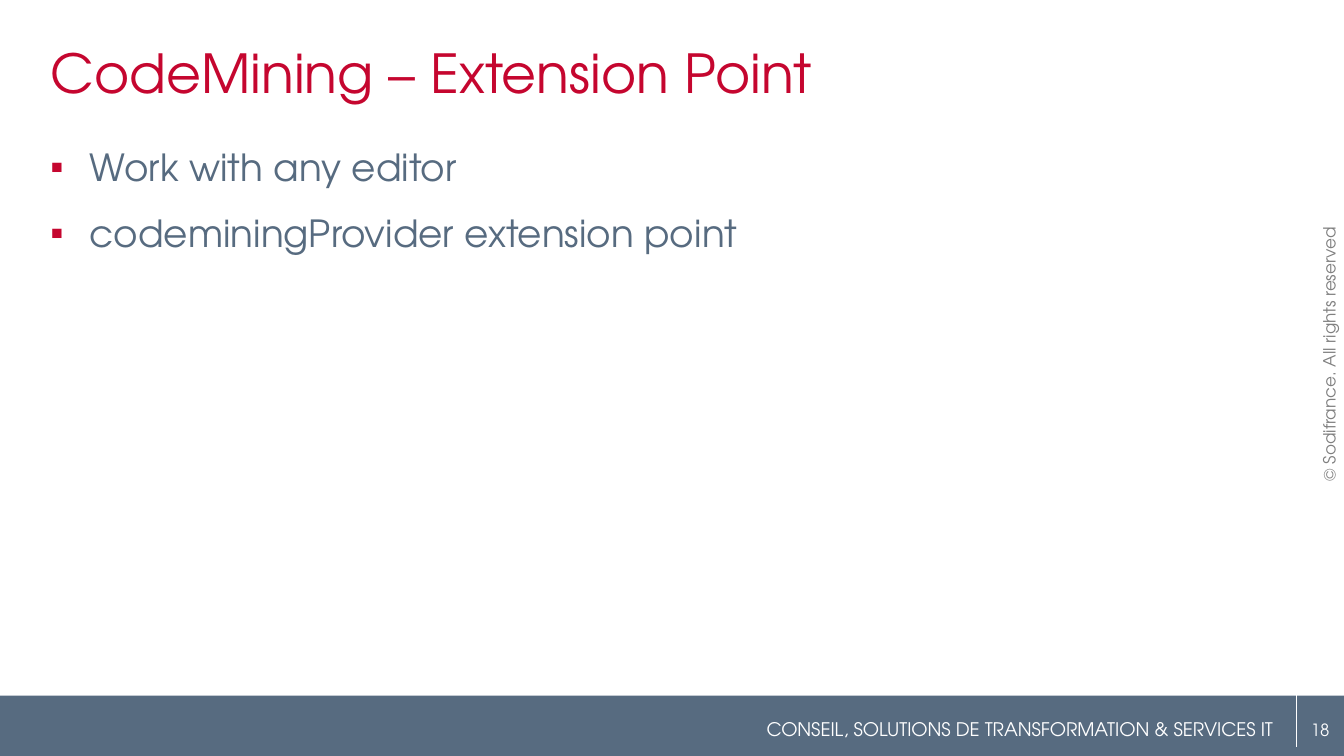
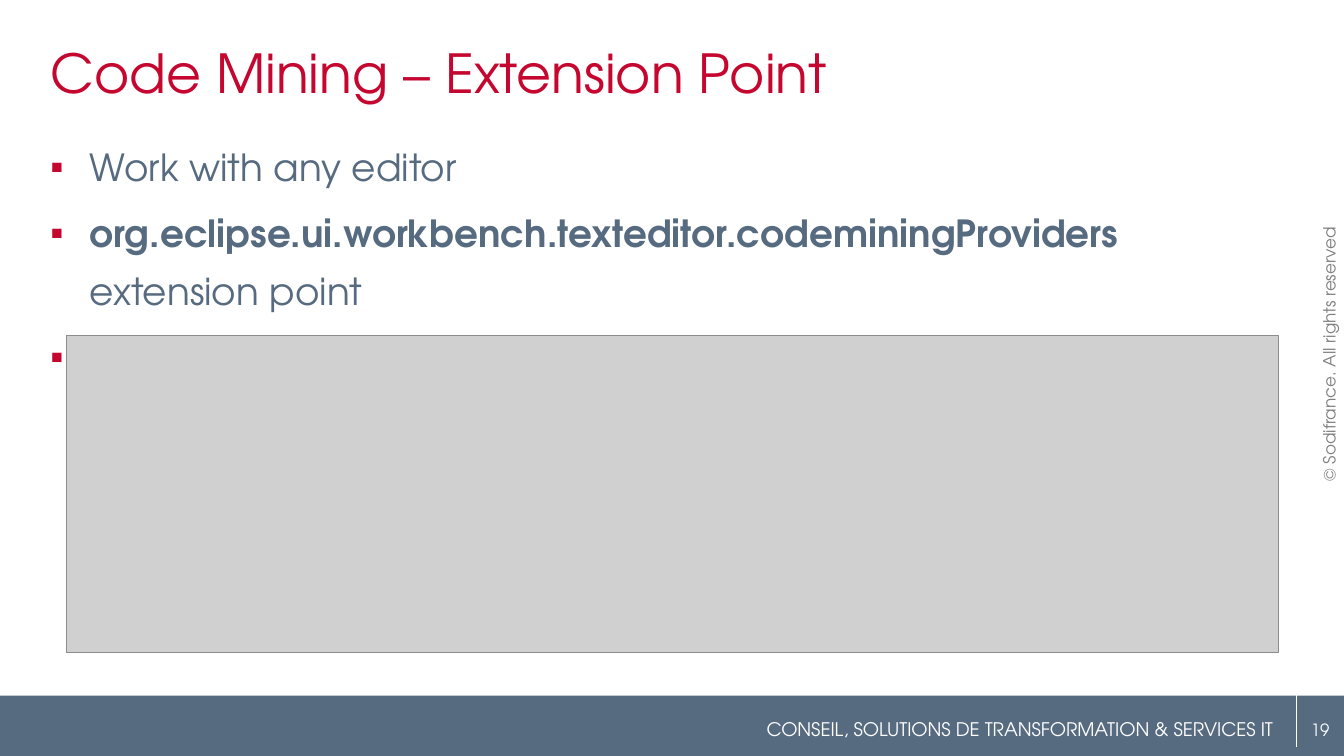
Before and after one commit to angelozerr/EclipseConFrance2018, a slide deck: slide 19 of EclipseConFrance2018_CodeMining.pptx (slide 18 before the commit). Drawn at 1344x756 pixels with LibreOffice and Linux fonts; fonts in the diff are those of the drawing; grey boxes stand for pictures; background and template pictures are left out. Boxes give left, top, right and bottom in pixels: in the first picture for what was removed or moved away, otherwise in the second. Text is boxed around its words. In the diff, an @@ line names an element or a change of style, - is before the commit and + after.

Commit message:
Add CodeMining API section

```diff
--- a/EclipseConFrance2018_CodeMining.pptx
+++ b/EclipseConFrance2018_CodeMining.pptx
@@ title at <box>50,52,827,105</box>: spaces changed @@
-CodeMining – Extension Point
+Code Mining – Extension Point
@@ text at <box>90,218,1119,336</box>: text changed; bold on @@
-▪ codeminingProvider extension point
+▪ org.eclipse.ui.workbench.texteditor.codeminingProviders extension point
+▪ See generic editor sample dotproject
@@ picture added at <box>66,336,1278,653</box> @@
@@ page number at <box>1311,723,1330,736</box>: text changed @@
-18
+19
```
Also in this commit, not shown: 13 other slides changed, 6 slides added, 2 slides removed, 5 other files.
